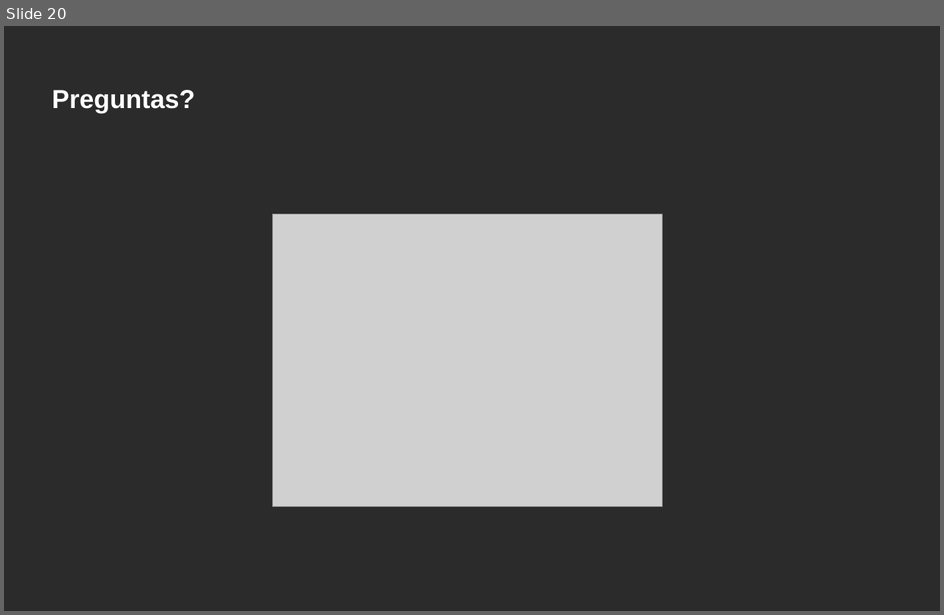
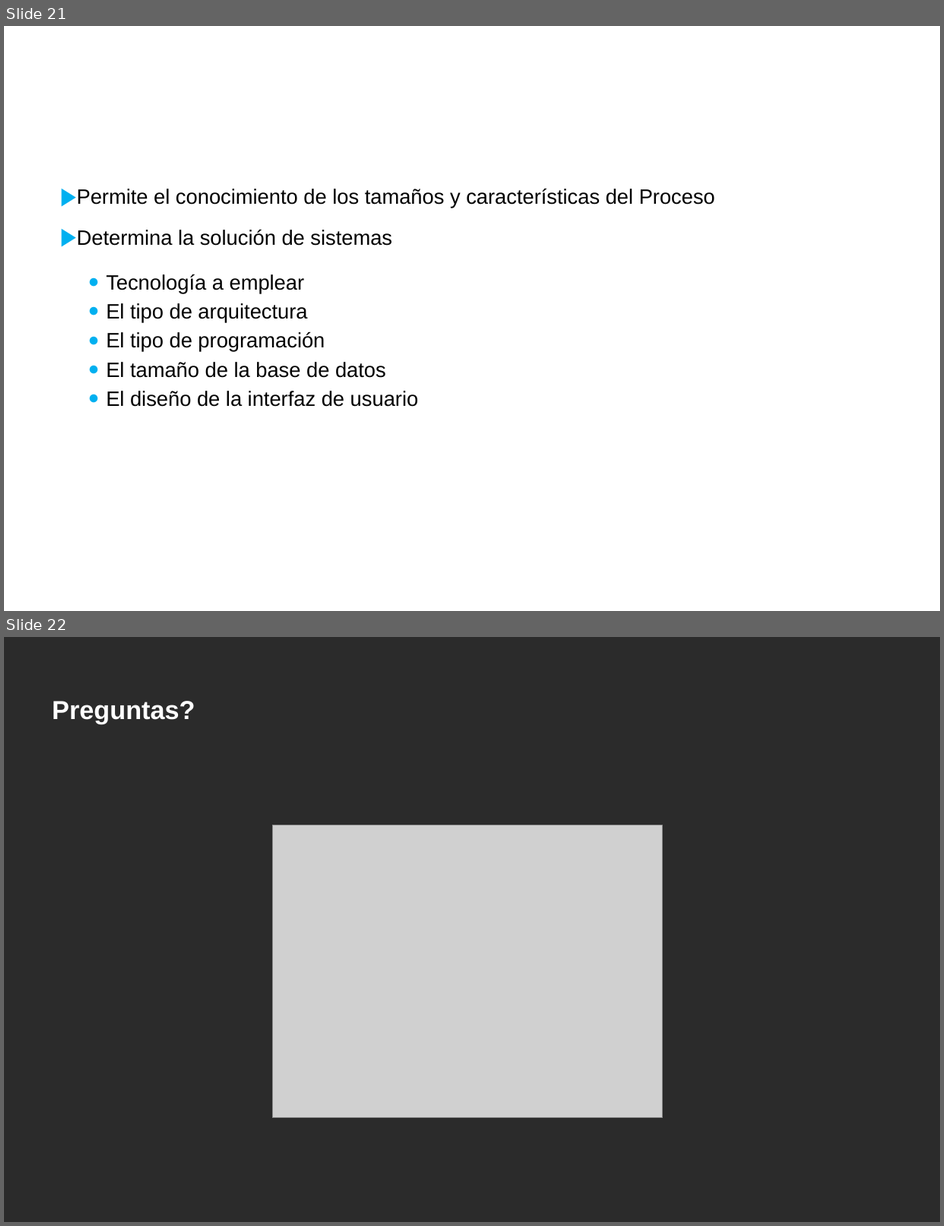
Before and after one commit to juanmcortezr/cosas, a slide deck: InsiDesarrolloSistemas2019.pptx. Shown one above the other, each under a label of ours: slide 20 before the commit, slides 21 and 22 after it. The pictures are 944x615 and 944x1226 pixels, drawn with LibreOffice and Linux fonts; fonts in the diff are those of the drawing; grey boxes stand for pictures; background and template pictures are left out; a plain dark background stands for a picture behind light text. Boxes give left, top, right and bottom in pixels: in the first picture for what was removed or moved away, otherwise in the second. Text is boxed around its words. In the diff, an @@ line names an element or a change of style, - is before the commit and + after.

```diff
--- a/InsiDesarrolloSistemas2019.pptx
+++ b/InsiDesarrolloSistemas2019.pptx
@@ slide 21 added at (4,26,940,611), background picture (left out) @@
@@ title added at (43,50,633,147), 20 pt, text #FFFFFF, bold @@
+Características del Proceso:
@@ text added at (77,189,715,407), 16 pt, text #000000 @@
+▶ Permite el conocimiento de los tamaños y características del Proceso
+▶ Determina la solución de sistemas
+  ● Tecnología a emplear
+  ● El tipo de arquitectura
+  ● El tipo de programación
+  ● El tamaño de la base de datos
+  ● El diseño de la interfaz de usuario
@@ what was slide 20 is now slide 22 @@
```
Also in this commit, not shown: 6 slides changed, 2 other slides added, 1 slide removed, 2 other files.
